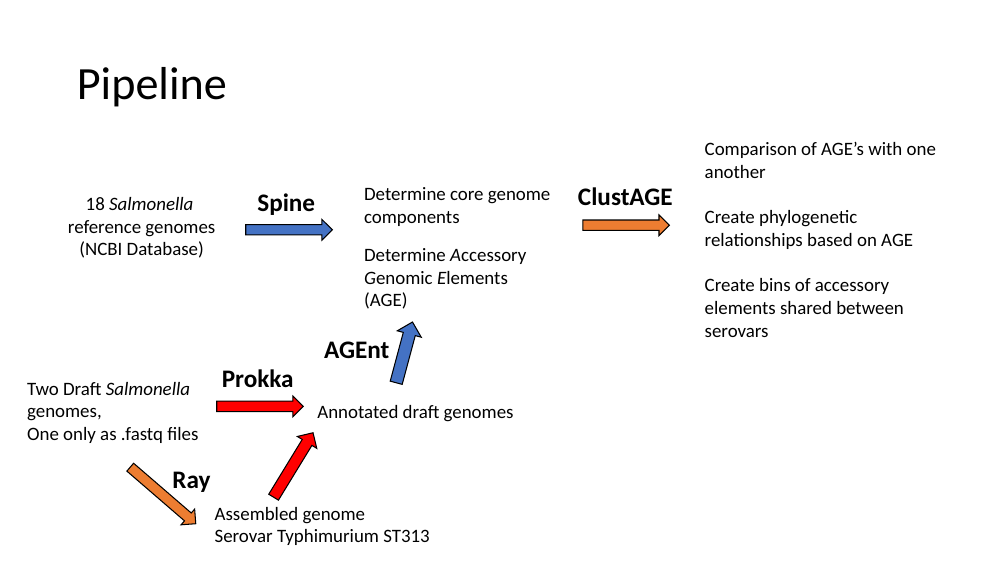
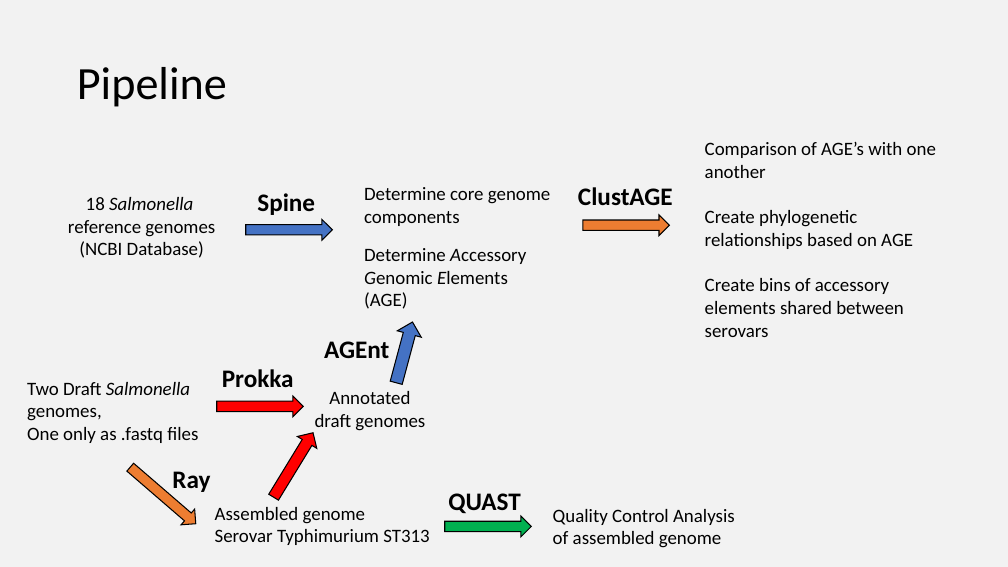
Before and after one commit to Yale-EEB723/finalproject, a slide deck: slide 6 of 190425_Verdegaal_EEB723_project.pptx (slide 5 before the commit). Drawn at 1008x567 pixels with LibreOffice and Linux fonts; fonts in the diff are those of the drawing. Boxes give left, top, right and bottom in pixels: in the first picture for what was removed or moved away, otherwise in the second. Text is boxed around its words. In the diff, an @@ line names an element or a change of style, - is before the commit and + after.

```diff
--- a/190425_Verdegaal_EEB723_project.pptx
+++ b/190425_Verdegaal_EEB723_project.pptx
@@ background #FFFFFF to #F2F2F2 @@
@@ text "Annotated draft genomes" moved from (x1=317, y1=405, x2=514, y2=422) to (x1=315, y1=391, x2=425, y2=431) @@
@@ text "Annotated draft genomes" at (x1=315, y1=391, x2=425, y2=431): alignment left to centre @@
@@ text added at (x1=448, y1=493, x2=520, y2=514), 24 pt, text #000000, bold @@
+QUAST
@@ text added at (x1=553, y1=509, x2=735, y2=548), 18 pt, text #000000 @@
+Quality Control Analysis of assembled genome
@@ right arrow added at (x1=445, y1=516, x2=531, y2=537), fill #00B050, outline #000000 1 pt @@
```
Also in this commit, not shown: 19 other slides changed, 4 slides added, 2 slides removed, 6 other files.
